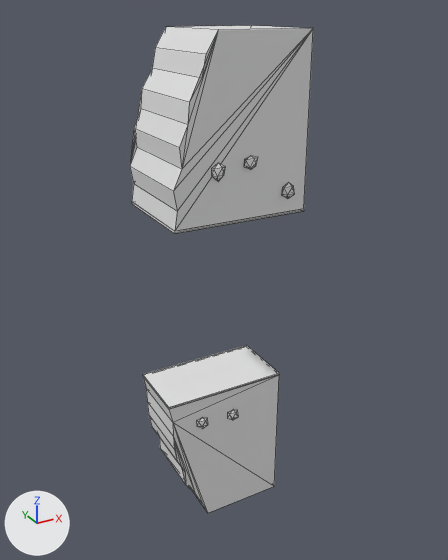
A saved change to the FBX model Models/Mine/CaveMouth.fbx.
Before and after are seen from a 50 mm camera at (-20.3, -35.8, 20.5) aimed at (0.6, 2.2, 1.5). The lights are fixed; the arrows at lower left show +X, +Y and +Z. The older version comes first. Mesh edges are drawn as thin lines. Where no turn or scale is listed for an object, it has been applied to the vertices.

Script lines for the objects in view, before the commit:
```python
me_cavemouth = bpy.data.meshes.new('CaveMouth')
me_cavemouth.from_pydata(...)  # 140 vertices, 184 faces; spans x -5.0..5.0, y -1.9..6.0, z -19.3..19.3
# faces by material slot: [64, 20, 100]
me_cavemouth.materials.append(mat_rock)  # white #e7e7e7
me_cavemouth.materials.append(mat_rockedge)  # white #e7e7e7
me_cavemouth.materials.append(mat_rockdark)  # white #e7e7e7
ob_cavemouth = bpy.data.objects.new('CaveMouth', me_cavemouth)
ob_cavemouth.location = (0.0, 0.0, 0.0)
```
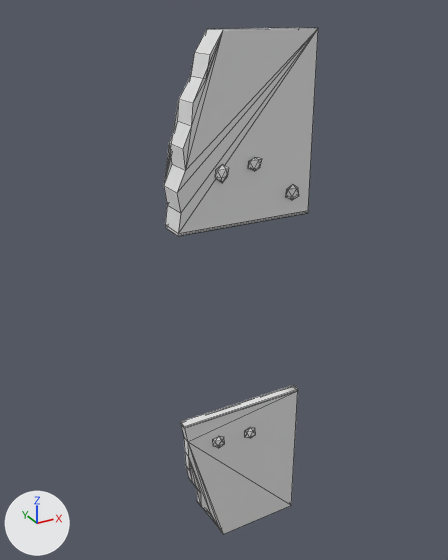
Changed parts and their boxes (x1, y1, x2, y2) in the pictures (448 x 560 px; the box of a moved part takes in the faces that stretch with it):
'CaveMouth', reshaped (16% narrower): before (130, 25, 313, 513); after (164, 28, 318, 534)
part 1 of me_cavemouth, moved or reshaped: before (130, 25, 313, 231); after (164, 28, 318, 234)
part 2 of me_cavemouth, moved or reshaped: before (132, 202, 304, 234); after (165, 211, 308, 236)
part 3 of me_cavemouth, moved or reshaped: before (212, 163, 226, 181); after (215, 164, 229, 183)
part 4 of me_cavemouth, moved or reshaped: before (244, 156, 258, 170); after (248, 157, 262, 171)
part 5 of me_cavemouth, moved or reshaped: before (282, 182, 295, 198); after (286, 184, 299, 200)
part 6 of me_cavemouth, moved or reshaped: before (143, 375, 279, 513); after (181, 391, 298, 534)
part 7 of me_cavemouth, moved or reshaped: before (143, 345, 279, 409); after (180, 385, 298, 428)
part 8 of me_cavemouth, moved or reshaped: before (197, 417, 208, 429); after (213, 436, 225, 448)
part 9 of me_cavemouth, moved or reshaped: before (228, 409, 239, 420); after (245, 427, 256, 438)

Edits to the bpy script that builds the scene:
```text
Change me_cavemouth:
    used by ob_cavemouth; location = (0.0, 0.0, 0.0)
    remove me_cavemouth.from_pydata(...)  # 140 vertices, 184 faces; spans x -5.0..5.0, y -1.9..6.0, z -19.3..19.3
    add me_cavemouth.from_pydata(...)  # 140 vertices, 184 faces; spans x -5.0..5.0, y -2.4..0.0, z -19.3..19.3
    me_cavemouth part 1: the loose piece of 24 vertices spanning x -5.0..5.0, y -1.5..6.0, z 7.4..19.3 is scaled about its middle by (1, 0.267, 1), then moved by (0.0, -3.2, 0.0)
    me_cavemouth part 2: the loose piece of 16 vertices spanning x -5.0..5.0, y -1.6..6.0, z 7.3..7.5 is scaled about its middle by (1, 0.267, 1), then moved by (0.0, -3.3, 0.0)
    me_cavemouth part 3: the loose piece of 12 vertices spanning x -2.4..-1.4, y -1.9..-1.4, z 10.3..11.5 is moved by (0.0, -0.5, 0.0)
    me_cavemouth part 4: the loose piece of 12 vertices spanning x 0.0..1.0, y -1.9..-1.4, z 10.8..11.7 is moved by (0.0, -0.5, 0.0)
    me_cavemouth part 5: the loose piece of 12 vertices spanning x 3.0..4.0, y -1.9..-1.4, z 8.5..9.6 is moved by (0.0, -0.5, 0.0)
    me_cavemouth part 6: the loose piece of 24 vertices spanning x -5.0..5.0, y 0.7..6.0, z -19.3..-7.4 is scaled about its middle by (1, 0.128, 1), then moved by (0.0, -5.0, 0.0)
    me_cavemouth part 7: the loose piece of 16 vertices spanning x -5.0..5.0, y 0.7..6.0, z -7.5..-7.3 is scaled about its middle by (1, 0.128, 1), then moved by (0.0, -5.0, 0.0)
    me_cavemouth part 8: the loose piece of 12 vertices spanning x -2.7..-1.8, y 0.3..0.8, z -10.2..-9.1 is moved by (0.0, -2.7, 0.0)
    me_cavemouth part 9: the loose piece of 12 vertices spanning x 0.0..1.0, y 0.3..0.8, z -10.3..-9.3 is moved by (0.0, -2.7, 0.0)
```
